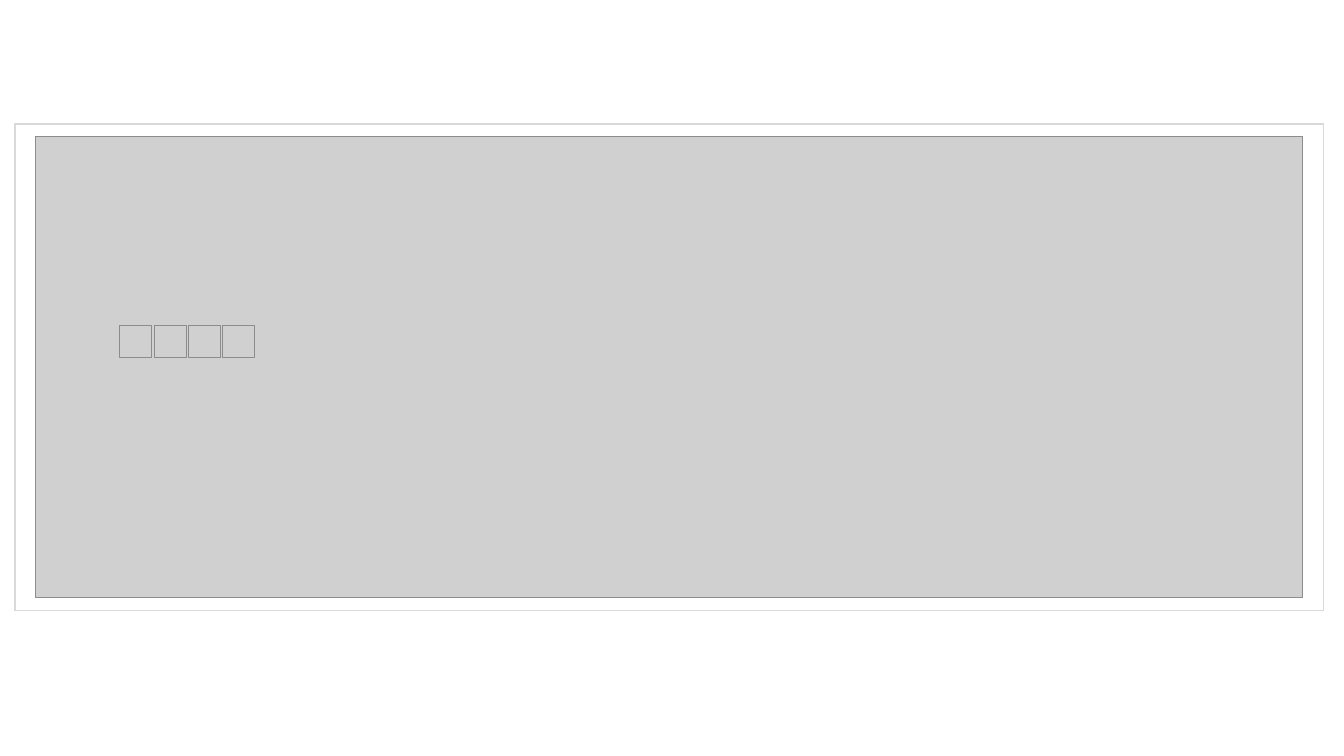
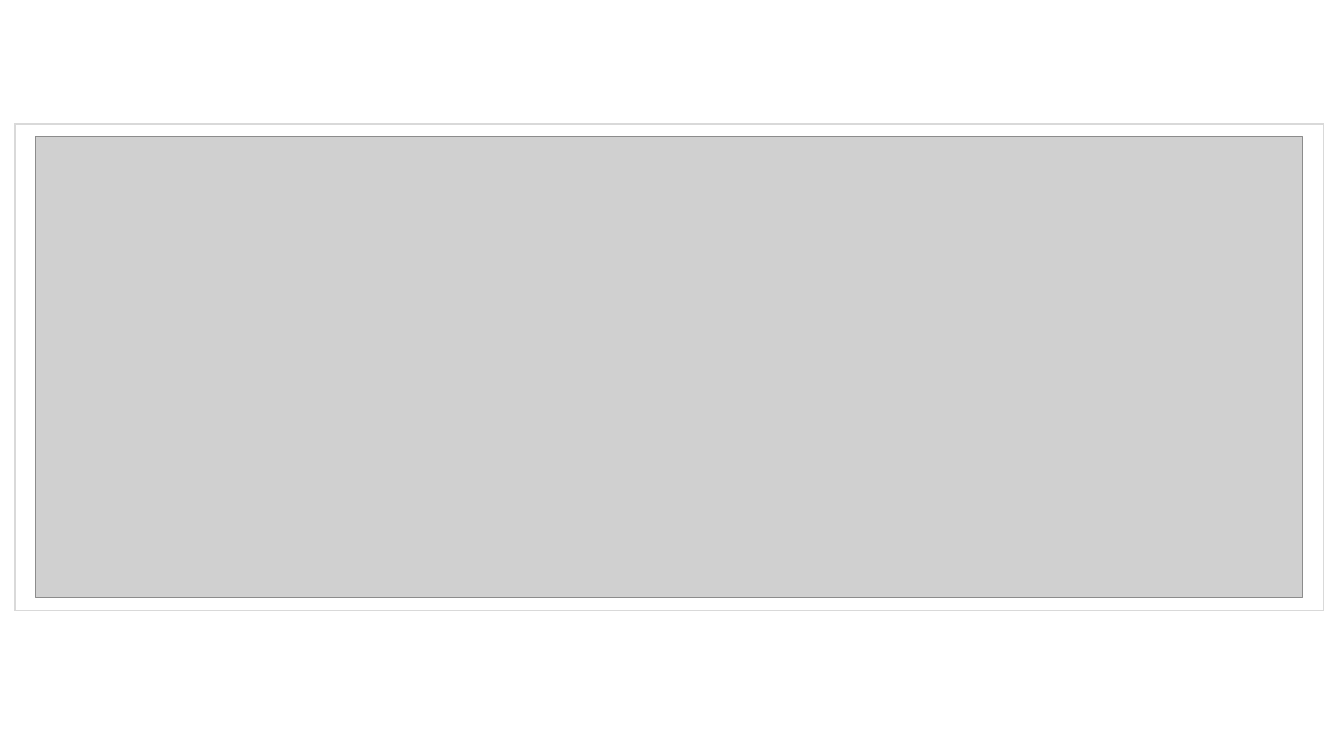
Before and after one commit to brunorijsman/rift-python, a slide deck: slide 4 of doc/figures/figures-positive-disaggregation-feature-guide.pptx. Drawn at 1344x756 pixels with LibreOffice and Linux fonts; fonts in the diff are those of the drawing; grey boxes stand for pictures; background and template pictures are left out. Boxes give left, top, right and bottom in pixels: in the first picture for what was removed or moved away, otherwise in the second. Text is boxed around its words. In the diff, an @@ line names an element or a change of style, - is before the commit and + after.

```diff
--- a/doc/figures/figures-positive-disaggregation-feature-guide.pptx
+++ b/doc/figures/figures-positive-disaggregation-feature-guide.pptx
@@ picture removed at (119,326,151,358) @@
@@ picture removed at (154,326,187,358) @@
@@ picture removed at (189,326,221,358) @@
@@ picture removed at (223,326,255,358) @@
```
Also in this commit, not shown: 2 other files.
